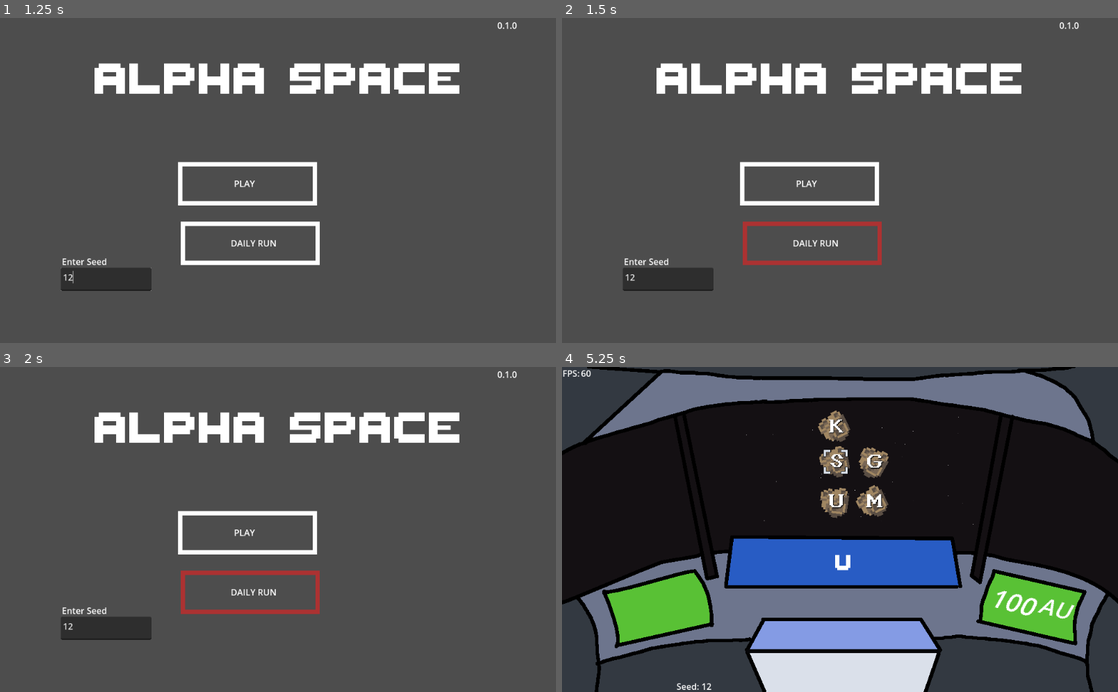
Above: before the commit, frames 1-4 (two rows, left to right).
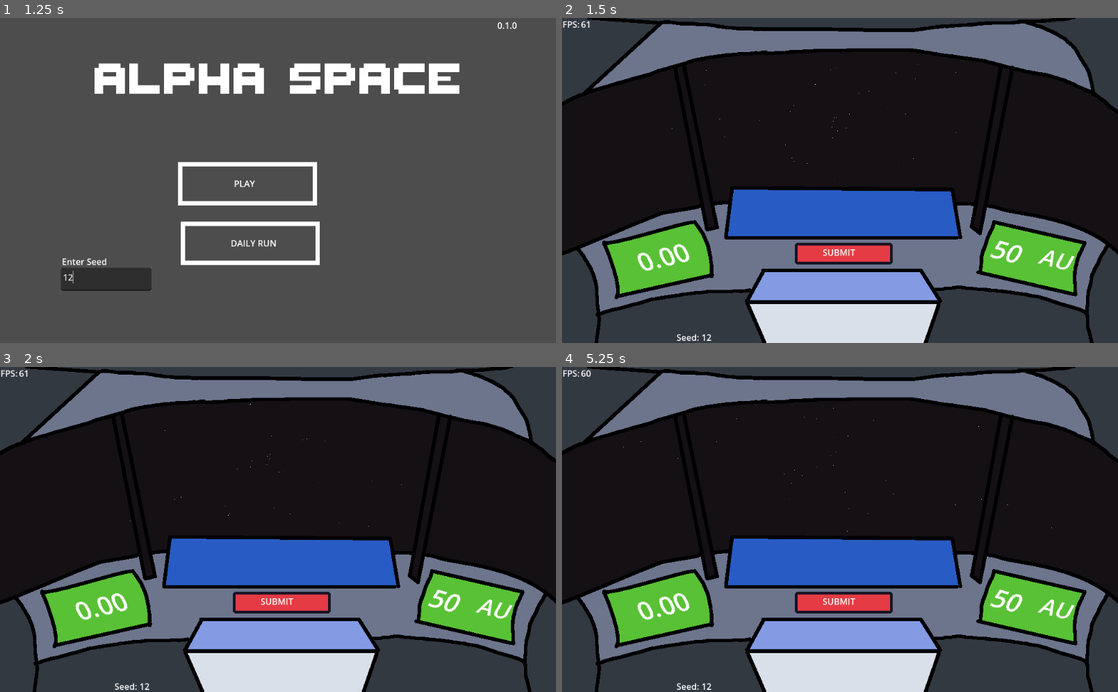
Above: after the commit, the same moments.

Repository: sugarvoid/alpha-space
Game: Godot game, scene res://game/screen/start_screen/start_screen.tscn
Two runs of this game, one before a commit and one after it. Both use one fixed random seed, a clock stepped at 60 frames per second and the inputs below.
Inputs (mouse positions are in pixels of both pictures, inside the frame that each line leads up to):
- Up to frame 1 (1.25 s): click (105, 278) at 0.52 s; type "12" at 0.6 s
- Up to frame 2 (1.5 s): click (840, 261) at 1.25 s
- Up to frame 3 (2 s): no input
- Up to frame 4 (5.25 s): click (840, 549) at 2.02 s; tap Enter at 2.75 s; move the mouse to (817, 461) at 2.77 s; click (817, 461) at 2.92 s; move the mouse to (801, 497) at 3.52 s; click (801, 497) at 3.67 s; move the mouse to (834, 445) at 4.27 s; click (834, 445) at 4.42 s; move the mouse to (834, 461) at 5.02 s; click (834, 461) at 5.17 s

Frame 1 is identical in both runs. In frame 2, 100% of the frame differs, in the area x 0-100%, y 0-100%; in frame 3, 100%; in frame 4, 3.6%.

Commit message:
Add stopwatch, and submit button to game scene

Diff:
--- a/game/autoload/player_data.gd
+++ b/game/autoload/player_data.gd
@@ -2,6 +2,7 @@
 
 
 var completed_daily_run: bool
+var time_taken: float
 
 
 # Called when the node enters the scene tree for the first time.
--- a/game/game.gd
+++ b/game/game.gd
@@ -14,31 +14,33 @@
 @onready var slot_1: BankSlot = get_node("LetterBank/Slots/BankSlot1")
 @onready var slot_2: BankSlot = get_node("LetterBank/Slots/BankSlot2")
 
-enum STATES {
-
-}
-
+const STARTING_DISTANCE: int = 50
 
 var meteors_per_round: int = 5
 var round: int
-var state: STATES
+
 var can_player_fire: bool = true
 var typed_letters: Array = []
 var pizza = load("res://game/pizza_cursor.png")
 
-var _distance_to_goal: int = 100
+var _distance_to_goal: int
 
 
 func _ready() -> void:
+
+	self._distance_to_goal = STARTING_DISTANCE
+	_update_dis_to_goal_label()
+
 	self.word_manager.load_words_from_file()
 	self.hud.update_distance_left_label(self._distance_to_goal)
 	Input.set_custom_mouse_cursor(pizza)
 	self._connect_signals()
 	var timer: Timer = Timer.new()
 	add_child(timer)
-	timer.start(0.01)
+	timer.start(5.01)
 	await timer.timeout
 	timer.queue_free()
+	self._start_game()
 	self._new_round()
 
 
@@ -48,6 +50,10 @@
 func _new_round() -> void:
 	self.round += 1
 	self.meteor_manager.new_round(self.meteors_per_round)
+
+func _start_game() -> void:
+
+	self.hud.start_stopwatch()
 
 func _unhandled_input(event) -> void:
 
@@ -97,7 +103,7 @@
 		$aud_Correct.play()
 		self.hud.play_score_animation(word_manager.get_running_score())
 		self._lower_distance_left(self.word_manager.get_running_score())
-		self.hud.update_distance_left_label(self._distance_to_goal)
+		_update_dis_to_goal_label()
 	else:
 		# TODO: Remove me!
 		# take a life????
@@ -106,6 +112,9 @@
 
 	self.word_manager.reset_values()
 	self.hud
+
+func _update_dis_to_goal_label() -> void:
+	self.hud.update_distance_left_label(self._distance_to_goal)
 
 func _shoot_laser(array_slot: int) -> void:
 	if self.meteor_manager.check_if_slot_has_meteor(array_slot):
@@ -123,6 +132,16 @@
 
 func _lower_distance_left(value: int) -> void:
 	self._distance_to_goal -= value
+	clamp(self._distance_to_goal, 0, STARTING_DISTANCE)
+
+	if self._distance_to_goal == 0:
+		pass
+		#GAME IS OVER
+		# stop the stopwatch
+		# get time from hud
+		# send that time to player_data
+		# go to game over screen
+
 	# TODO: If this reaches zero, game won
 
 
@@ -130,5 +149,5 @@
 	if event is InputEventMouseButton and event.is_pressed():
 		if event.button_index == 1:
 			self._submit_word()
-		else:
-			pass
+	else:
+		pass
--- a/game/game.tscn
+++ b/game/game.tscn
@@ -12,7 +12,7 @@
 [ext_resource type="PackedScene" uid="uid://bvvbc1ken5fys" path="res://game/letter_bank/letter_bank.tscn" id="11_8el8g"]
 
 [sub_resource type="RectangleShape2D" id="RectangleShape2D_s02g2"]
-size = Vector2(102, 36)
+size = Vector2(179, 36)
 
 [node name="Game" type="Node2D"]
 script = ExtResource("1_8vr4e")
@@ -42,8 +42,10 @@
 [node name="EnterButton" type="Area2D" parent="."]
 
 [node name="CollisionShape2D" type="CollisionShape2D" parent="EnterButton"]
-position = Vector2(670, 434)
+position = Vector2(519.5, 433)
 shape = SubResource("RectangleShape2D_s02g2")
 
 [node name="aud_Correct" type="AudioStreamPlayer" parent="."]
 stream = ExtResource("10_8cnsc")
+
+[connection signal="input_event" from="EnterButton" to="." method="_on_enter_button_input_event"]
--- a/game/hud/fps_counter.tscn
+++ b/game/hud/fps_counter.tscn
@@ -13,14 +13,12 @@
 script = ExtResource("1_1gp45")
 
 [node name="Label" type="Label" parent="."]
-layout_mode = 0
 offset_left = 35.0
 offset_right = 75.0
 offset_bottom = 26.0
 text = "00"
 
 [node name="Label2" type="Label" parent="."]
-layout_mode = 0
 offset_left = 1.0
 offset_right = 41.0
 offset_bottom = 26.0
--- a/game/hud/hud.gd
+++ b/game/hud/hud.gd
@@ -1,13 +1,14 @@
 class_name HUD
 extends CanvasLayer
 
-@onready var lbl_running_word: Label = get_node("lbl_RunningWord")
-@onready var lbl_distance_left: Label = get_node("Distance/lbl_DistanceLeft")
-@onready var aniply: AnimationPlayer = get_node("AnimationPlayer")
+@onready var _lbl_running_word: Label = get_node("lbl_RunningWord")
+@onready var _lbl_distance_left: Label = get_node("Distance/lbl_DistanceLeft")
+@onready var _aniply: AnimationPlayer = get_node("AnimationPlayer")
+@onready var _stopwatch: StopWatch = get_node("StopWatch")
 
 
 func _ready() -> void:
-	lbl_running_word.text = ""
+	_lbl_running_word.text = ""
 	$SeedInfo/lbl_Name.text = Seeder.seed_name
 
 
@@ -17,18 +18,24 @@
 
 func update_word_label(word: String) -> void:
 	print('in hud word fuc')
-	lbl_running_word.text = word
+	_lbl_running_word.text = word
 
 
 func update_distance_left_label(number: int) -> void:
-	lbl_distance_left.text = str(number)
+	_lbl_distance_left.text = str(number)
 
 func play_score_animation(number: int) -> void:
 	$Score/Label.text = str(number)
-	self.aniply.play("show_score")
+	self._aniply.play("show_score")
 
 func block_all_mouse_inputs() -> void:
 	$MouseBlocker.set_mouse_filter(0)
 
 func allow_mouse_inputs() -> void:
 	$MouseBlocker.set_mouse_filter(2)
+
+func start_stopwatch() -> void:
+	self._stopwatch.start()
+
+func stop_stopwatch() -> void:
+	self._stopwatch.stop()
--- a/game/hud/hud.tscn
+++ b/game/hud/hud.tscn
@@ -1,9 +1,11 @@
-[gd_scene load_steps=7 format=3 uid="uid://b0a3mb224mr5y"]
+[gd_scene load_steps=9 format=3 uid="uid://b0a3mb224mr5y"]
 
 [ext_resource type="Script" path="res://game/hud/hud.gd" id="1_as7ch"]
 [ext_resource type="PackedScene" uid="uid://b43yhcx7q06cy" path="res://game/hud/fps_counter.tscn" id="1_gud07"]
 [ext_resource type="FontFile" uid="uid://c5d8fl5dxbsla" path="res://game/font/ThaleahFat.ttf" id="2_ppuhu"]
 [ext_resource type="PackedScene" uid="uid://v2iwiqck83oo" path="res://game/corkpit/cork_pit.tscn" id="2_sfbpq"]
+[ext_resource type="PackedScene" uid="uid://ca3t4hrh3lidq" path="res://game/stop_watch/stop_watch.tscn" id="5_ki7tv"]
+[ext_resource type="Texture2D" uid="uid://dkrdxcjh8vp8u" path="res://game/corkpit/TMP_submit_button.png" id="6_ky66g"]
 
 [sub_resource type="Animation" id="Animation_vojmu"]
 resource_name = "show_score"
@@ -115,6 +117,7 @@
 metadata/_edit_group_ = true
 
 [node name="lbl_Name" type="Label" parent="SeedInfo"]
+layout_mode = 0
 offset_left = 112.0
 offset_top = 252.0
 offset_right = 183.0
@@ -122,8 +125,29 @@
 text = "seddd na"
 
 [node name="lbl_Name2" type="Label" parent="SeedInfo"]
+layout_mode = 0
 offset_left = 66.0
 offset_top = 252.0
 offset_right = 108.0
 offset_bottom = 278.0
 text = "Seed:"
+
+[node name="StopWatch" parent="." instance=ExtResource("5_ki7tv")]
+position = Vector2(126, 422)
+rotation = -0.232129
+skew = -0.200713
+
+[node name="TextureRect" type="TextureRect" parent="."]
+offset_left = 429.0
+offset_top = 415.0
+offset_right = 609.0
+offset_bottom = 455.0
+texture = ExtResource("6_ky66g")
+
+[node name="Label" type="Label" parent="TextureRect"]
+layout_mode = 0
+offset_left = 51.0
+offset_top = 6.0
+offset_right = 111.0
+offset_bottom = 32.0
+text = "SUBMIT"
--- a/game/manager/meteor_manager.gd
+++ b/game/manager/meteor_manager.gd
@@ -42,7 +42,7 @@
 	_add_pos_to_inner_array()
 	_add_pos_to_outer_array()
 	_remove_pos_nodes()
-	add_meteor_to_screen(1)
+
 
 
 func new_round(meteors: int) -> void:
--- a/game/screen/gameover_screen/gameover_screen.gd
+++ b/game/screen/gameover_screen/gameover_screen.gd
@@ -4,18 +4,20 @@
 # TODO: Add option to copy seed to clipboard
 # share on twitter or facebook....maybe
 # Add daily leaderboard
+@onready var lbl_time: Label = get_node("Results/Time/lbl_time")
+@onready var lbl_seed_name: Label = get_node("Results/Seed/lbl_seed_name")
 
 
 # Called when the node enters the scene tree for the first time.
 func _ready():
+	var seed_name: String = Seeder.seed_name
+
+	self.lbl_seed_name.text = seed_name
+
 	var unix_time = Time.get_unix_time_from_system()
 	print(Time.get_date_string_from_unix_time(unix_time))
 	pass # Replace with function body.
 
 
-# Called every frame. 'delta' is the elapsed time since the previous frame.
-func _process(delta):
-	pass
-
 func _show_leaderboard() -> void:
 	pass
--- a/game/screen/gameover_screen/gameover_screen.tscn
+++ b/game/screen/gameover_screen/gameover_screen.tscn
@@ -13,7 +13,69 @@
 script = ExtResource("1_tr1r3")
 
 [node name="TextureRect" type="TextureRect" parent="."]
-layout_mode = 0
 offset_right = 40.0
 offset_bottom = 40.0
 texture = ExtResource("1_f0xmc")
+
+[node name="ColorRect" type="ColorRect" parent="."]
+offset_right = 1114.0
+offset_bottom = 671.0
+color = Color(0.356863, 0, 0.243137, 1)
+
+[node name="Label" type="Label" parent="."]
+offset_left = 318.0
+offset_top = 62.0
+offset_right = 685.0
+offset_bottom = 153.0
+theme_override_font_sizes/font_size = 64
+text = "GAME OVER"
+
+[node name="Results" type="VBoxContainer" parent="."]
+offset_left = 420.0
+offset_top = 358.0
+offset_right = 621.0
+offset_bottom = 523.0
+
+[node name="Label" type="Label" parent="Results"]
+offset_right = 201.0
+offset_bottom = 26.0
+text = "Results"
+horizontal_alignment = 1
+
+[node name="Seed" type="HBoxContainer" parent="Results"]
+offset_top = 30.0
+offset_right = 201.0
+offset_bottom = 56.0
+
+[node name="static_" type="Label" parent="Results/Seed"]
+custom_minimum_size = Vector2i(60, 0)
+offset_right = 60.0
+offset_bottom = 26.0
+text = "Seed"
+
+[node name="lbl_seed_name" type="Label" parent="Results/Seed"]
+offset_left = 64.0
+offset_right = 201.0
+offset_bottom = 26.0
+size_flags_horizontal = 3
+text = "dfsdfdsf"
+horizontal_alignment = 1
+
+[node name="Time" type="HBoxContainer" parent="Results"]
+offset_top = 60.0
+offset_right = 201.0
+offset_bottom = 86.0
+
+[node name="static_" type="Label" parent="Results/Time"]
+custom_minimum_size = Vector2i(60, 0)
+offset_right = 60.0
+offset_bottom = 26.0
+text = "Time"
+
+[node name="lbl_time" type="Label" parent="Results/Time"]
+offset_left = 64.0
+offset_right = 201.0
+offset_bottom = 26.0
+size_flags_horizontal = 3
+text = "00.00"
+horizontal_alignment = 1
--- a/game/screen/start_screen/start_screen.gd
+++ b/game/screen/start_screen/start_screen.gd
@@ -21,5 +21,10 @@
 	_start_game()
 
 func _start_game() -> void:
+	#TODO: Get random seed from seed list
+	get_tree().change_scene_to_file("res://game/game.tscn")
+
+
+func _on_btn_daily_run_pressed() -> void:
 	Seeder.set_seed($txt_Seed.text)
-	get_tree().change_scene_to_file("res://game/game.tscn")
+	_start_game()
--- a/game/screen/start_screen/start_screen.tscn
+++ b/game/screen/start_screen/start_screen.tscn
@@ -133,3 +133,4 @@
 texture_hover = SubResource("AtlasTexture_c27ci")
 
 [connection signal="pressed" from="btn_Start" to="." method="_on_btn_start_pressed"]
+[connection signal="pressed" from="btn_DailyRun" to="." method="_on_btn_daily_run_pressed"]
--- a/game/stop_watch/stop_watch.gd
+++ b/game/stop_watch/stop_watch.gd
@@ -1,7 +1,7 @@
 class_name StopWatch
-extends Node
+extends Node2D
 
-var is_running: bool = true
+var is_running: bool
 var _elapsed: float
 
 # Called when the node enters the scene tree for the first time.
--- a/game/stop_watch/stop_watch.tscn
+++ b/game/stop_watch/stop_watch.tscn
@@ -2,10 +2,11 @@
 
 [ext_resource type="Script" path="res://game/stop_watch/stop_watch.gd" id="1_pfmac"]
 
-[node name="StopWatch" type="Node"]
+[node name="StopWatch" type="Node2D"]
 script = ExtResource("1_pfmac")
 
 [node name="Label" type="Label" parent="."]
 offset_right = 40.0
 offset_bottom = 23.0
-text = "rrrrr"
+theme_override_font_sizes/font_size = 48
+text = "00.00"
--- a/project.godot
+++ b/project.godot
@@ -64,7 +64,7 @@
 "language": &"GDScript",
 "path": "res://game/player/player.gd"
 }, {
-"base": "Node",
+"base": "Node2D",
 "class": &"StopWatch",
 "language": &"GDScript",
 "path": "res://game/stop_watch/stop_watch.gd"
Binary file added: game/corkpit/TMP_submit_button.png
Not shown, added: game/corkpit/TMP_submit_button.png.import
